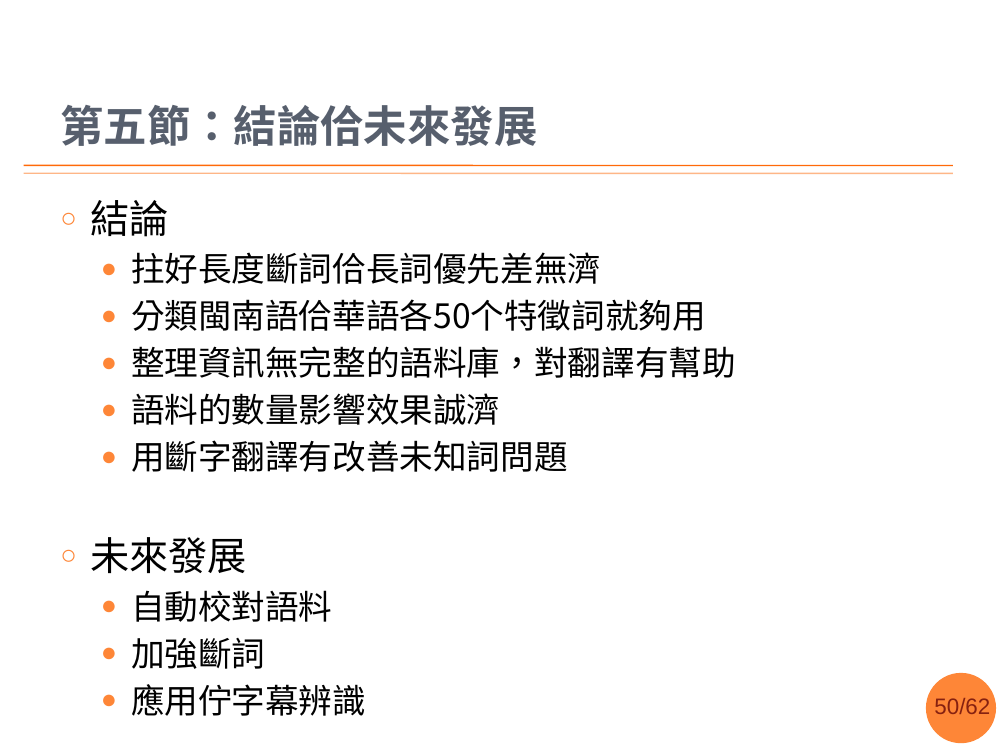
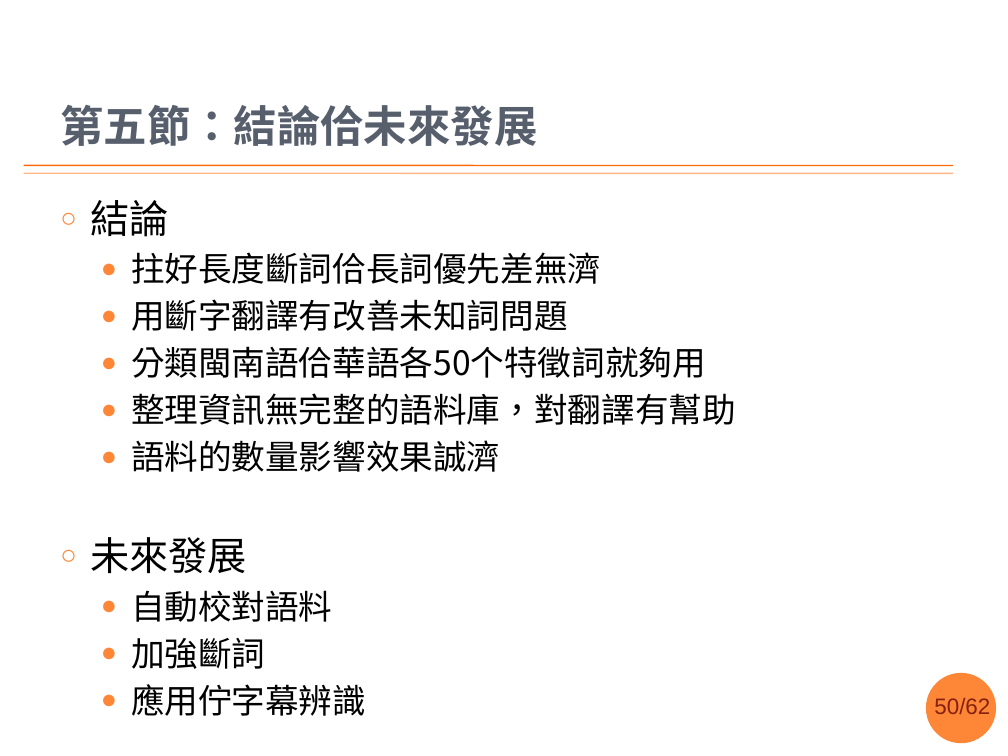
Before and after one commit to sih4sing5hong5/po3-ko3_tau5-iann2-phinn3, a slide deck: slide 50 of 翻譯報告.pptx. Drawn at 1008x756 pixels with LibreOffice and Linux fonts; fonts in the diff are those of the drawing; background and template pictures are left out. Boxes give left, top, right and bottom in pixels: in the first picture for what was removed or moved away, otherwise in the second. Text is boxed around its words. In the diff, an @@ line names an element or a change of style, - is before the commit and + after.

```diff
--- a/翻譯報告.pptx
+++ b/翻譯報告.pptx
@@ text at [131, 299, 568, 331]: paragraph added @@
+  ● 用斷字翻譯有改善未知詞問題
@@ text at [131, 440, 568, 472]: paragraph removed @@
-  ● 用斷字翻譯有改善未知詞問題
```
Also in this commit, not shown: 12 other slides changed, 1 other file.
